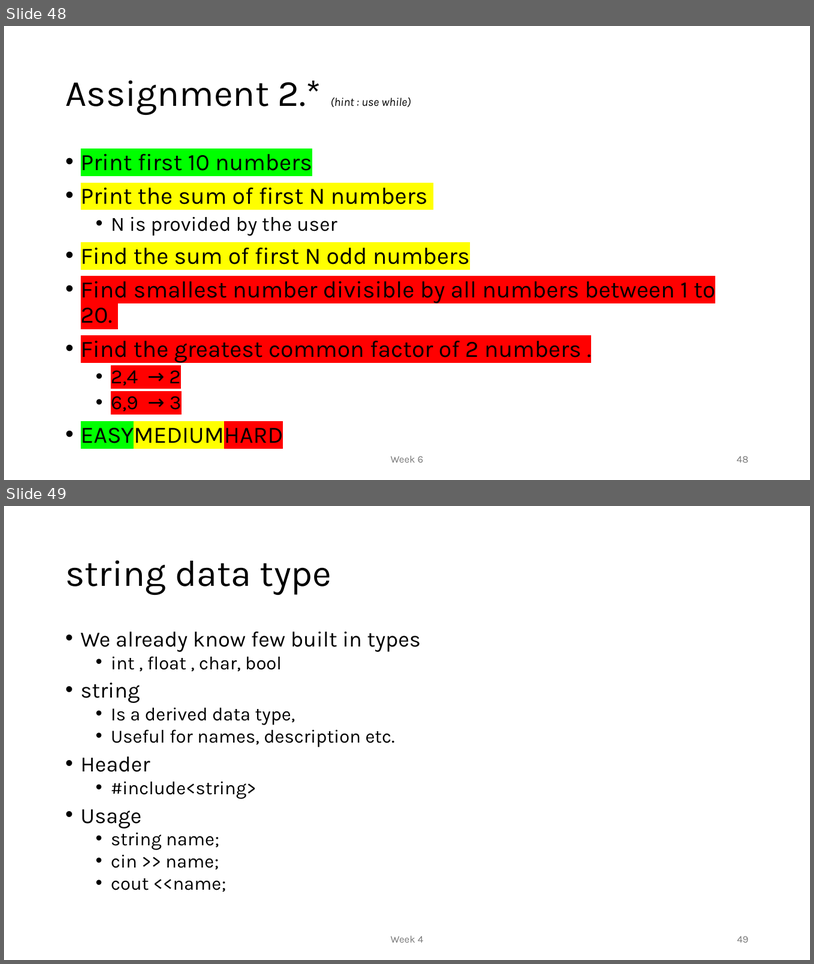
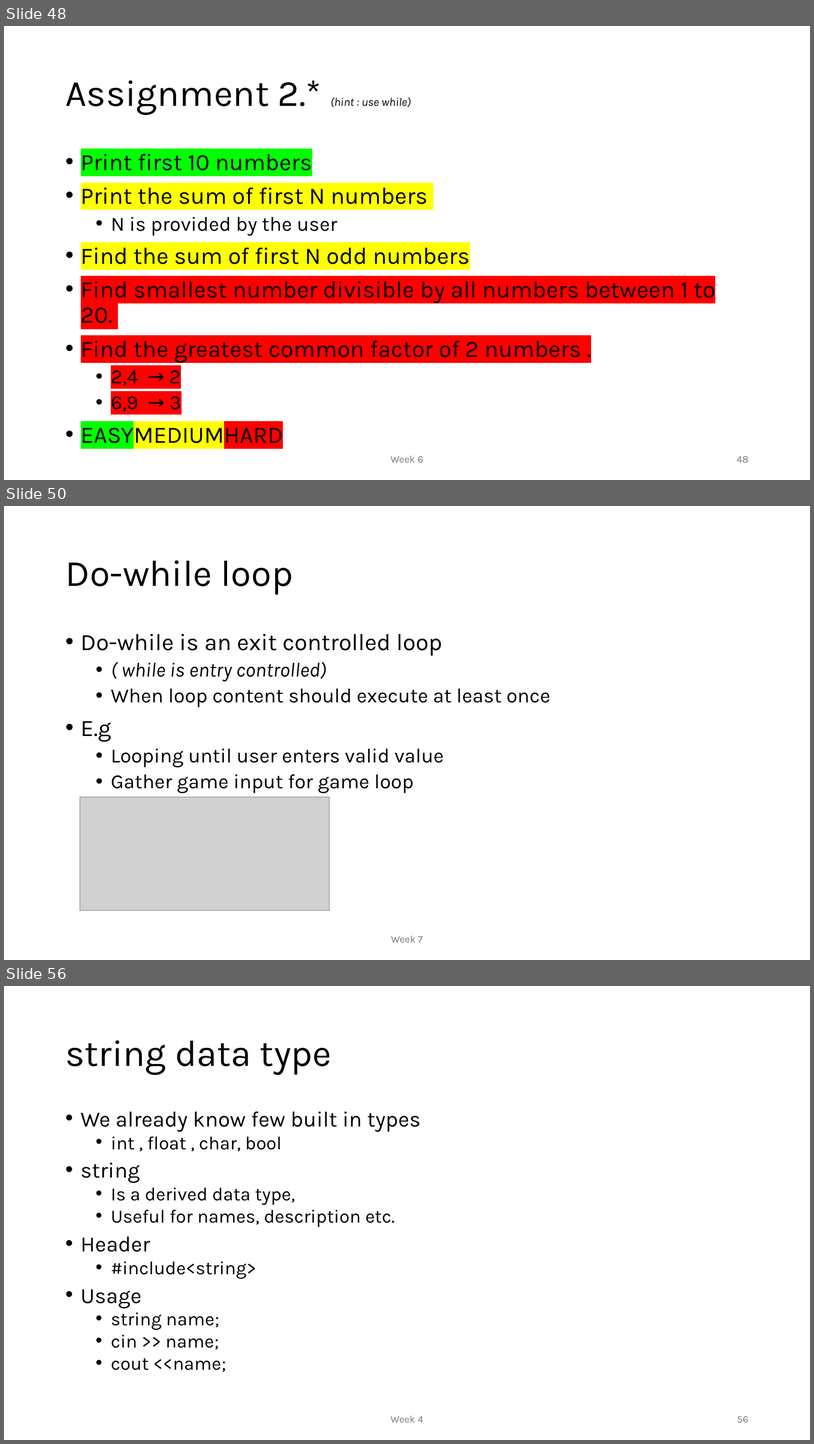
Before and after one commit to MoklaEducation/ems_fall_2025_cpp101, a slide deck: all/Intro to Programming_all.pptx. Shown one above the other, each under a label of ours: slides 48 and 49 before the commit, slides 48, 50 and 56 after it; the slides between them are not shown. The pictures are 814x964 and 814x1444 pixels, drawn with LibreOffice and Linux fonts; fonts in the diff are those of the drawing; grey boxes stand for pictures. Boxes give left, top, right and bottom in pixels: in the first picture for what was removed or moved away, otherwise in the second. Text is boxed around its words. In the diff, an @@ line names an element or a change of style, - is before the commit and + after.

```diff
--- a/all/Intro to Programming_all.pptx
+++ b/all/Intro to Programming_all.pptx
@@ slide 50 added at box(4, 506, 810, 960), background #FFFFFF @@
@@ title added at box(65, 560, 293, 595), 44 pt, text #000000 @@
+Do-while loop
@@ text added at box(81, 634, 551, 793), 24 pt, text #000000 @@
+• Do-while is an exit controlled loop
+  • ( while is entry controlled)
+  • When loop content should execute at least once
+• E.g
+  • Looping until user enters valid value
+  • Gather game input for game loop
@@ picture added at box(80, 796, 329, 910) @@
@@ text added at box(391, 935, 423, 942), 12 pt, text #797979 @@
+Week 7
@@ what was slide 49 is now slide 56 @@
@@ page number at box(737, 1416, 749, 1422): text changed @@
-49
+56
```
Also in this commit, not shown: 1 slide changed, 6 other slides added, 1 other file.
